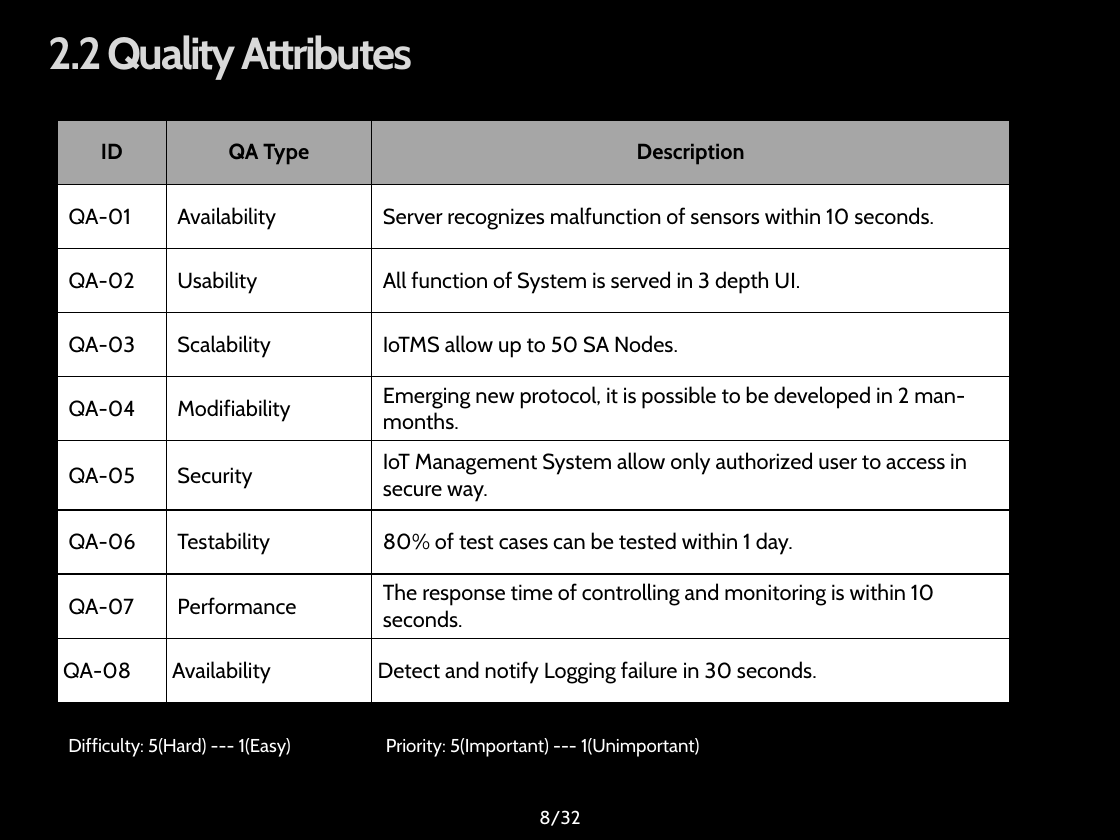
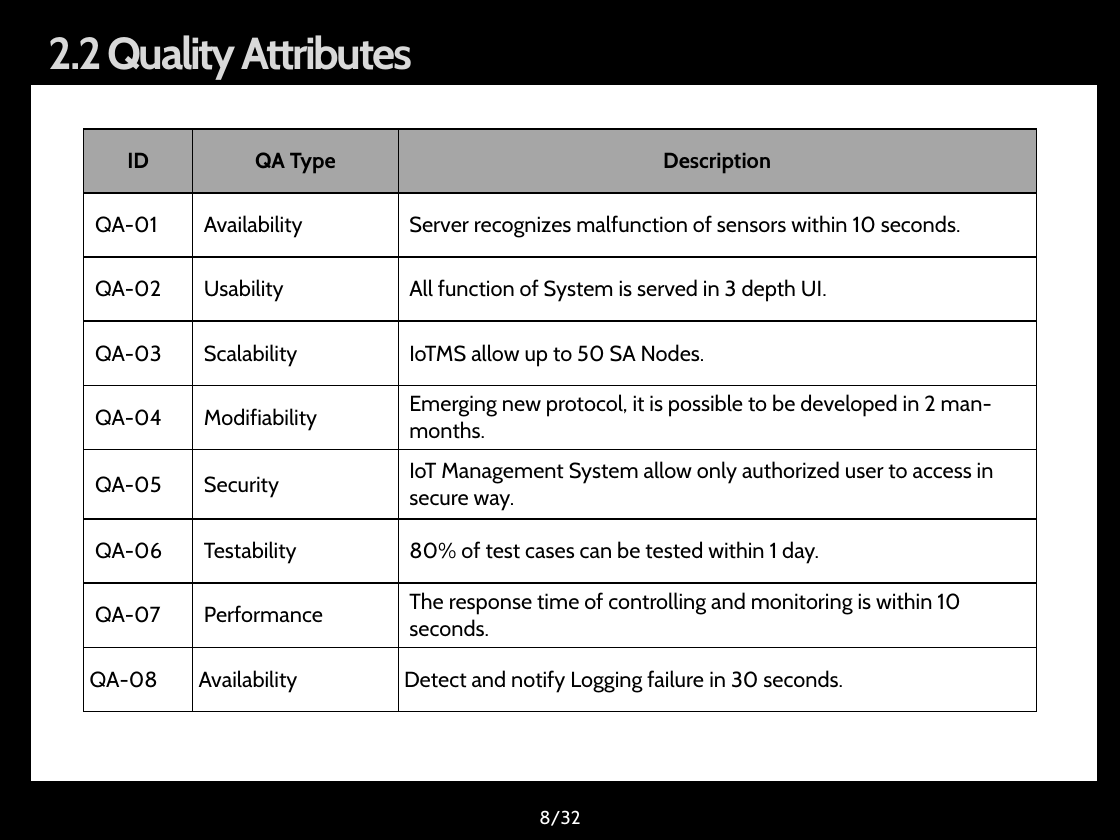
Before and after one commit to youkkwon/smarthome, a slide deck: slide 8 of doc/Docs/IoT System Final Presentation_0624.pptx. Drawn at 1120x840 pixels with LibreOffice and Linux fonts; fonts in the diff are those of the drawing; background and template pictures are left out. Boxes give left, top, right and bottom in pixels: in the first picture for what was removed or moved away, otherwise in the second. Text is boxed around its words. In the diff, an @@ line names an element or a change of style, - is before the commit and + after.

```diff
--- a/doc/Docs/IoT System Final Presentation_0624.pptx
+++ b/doc/Docs/IoT System Final Presentation_0624.pptx
@@ rectangle added at <box>31,85,1099,782</box>, fill #FFFFFF, outline #000000 0.75 pt @@
@@ table: place and size @@
-table at <box>57,120,1009,702</box>
+table at <box>84,129,1036,711</box>
@@ text removed at <box>68,738,291,757</box> @@
-Difficulty: 5(Hard) --- 1(Easy)
@@ text removed at <box>386,738,699,757</box> @@
-Priority: 5(Important) --- 1(Unimportant)
```
Also in this commit, not shown: 27 other slides changed.
